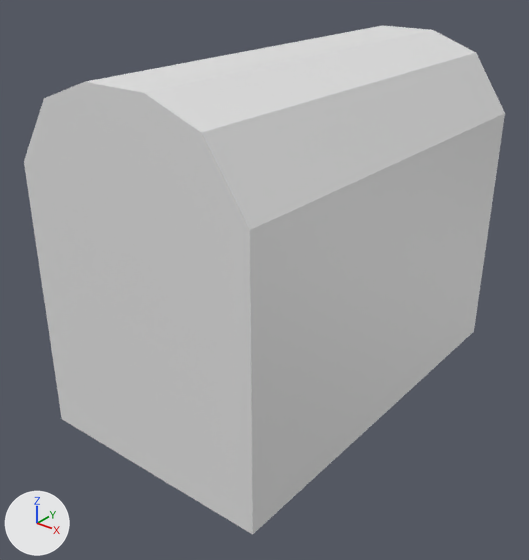
An edit to the Blender file Obj_Chest_Normal_A.blend, drawn before and after from the same camera.
Before and after are seen from a 50 mm camera at (3.31, -4.48, 2.47) aimed at (-0.05, -0.28, -0.13). Lighting does not change. The marker at lower left points along +X, +Y and +Z. The first picture is the older version.
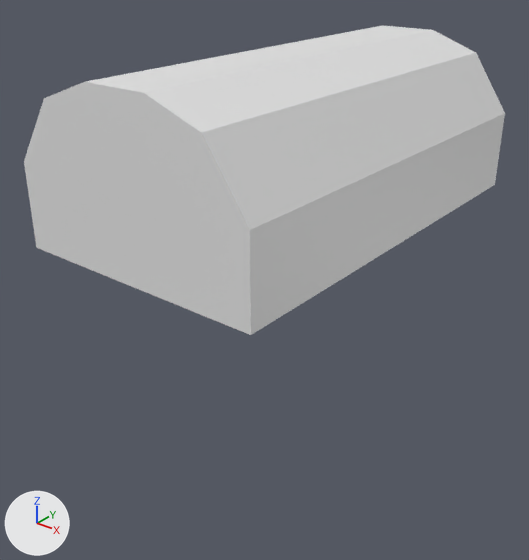
Where the change shows, as pixel boxes (x1, y1, x2, y2) in the pictures (529 x 560 px; the box of a moved part takes in the faces that stretch with it):
'Cube', reshaped (39% shorter)
    before: (24, 25, 505, 535)
    after: (24, 25, 505, 335)
part 1 of me_cube_001, moved or reshaped (not visible afterwards)
    before: (37, 185, 495, 535)

What changed in the scene script:
```text
Change me_cube_001:
    used by ob_cube; location = (0.0, 0.0, 0.0); scale = (1.0, 1.71, 1.13)
    remove me_cube_001.from_pydata(...)  # 33 vertices, 24 faces; spans x 0.0..1.0, y 0.0..1.0, z -1.0..1.45
    add me_cube_001.from_pydata(...)  # 31 vertices, 22 faces; spans x 0.0..1.0, y 0.0..1.0, z 0.33..1.45
    me_cube_001 part 1
    14 vertices are removed from x 0.0..1.0, y 0.0..1.0, z -1.0..-0.33
    12 faces are deleted
    12 vertices are added at x 0.0..0.84, y 0.0..0.87, z 0.33..1.22
    10 new faces join them
```
